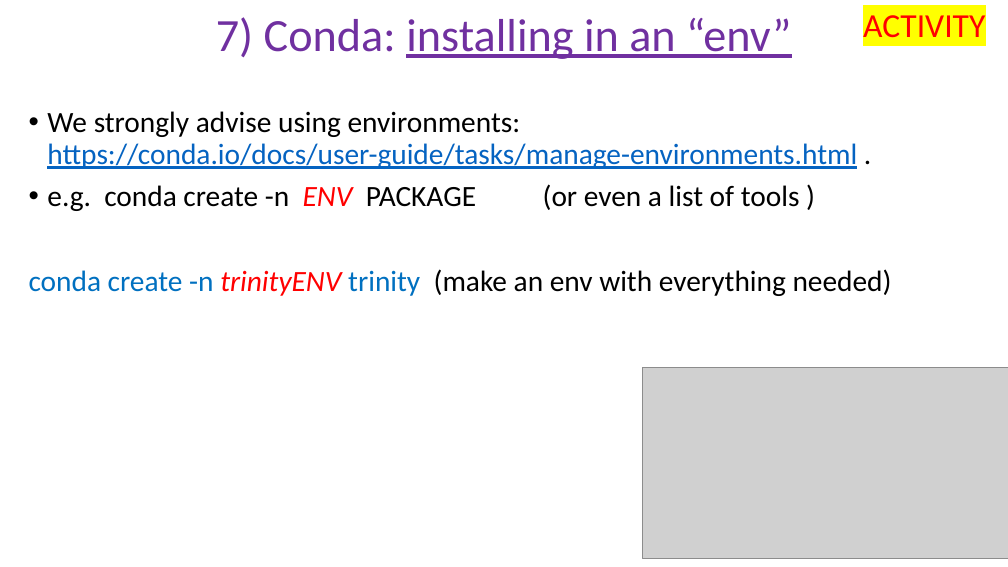
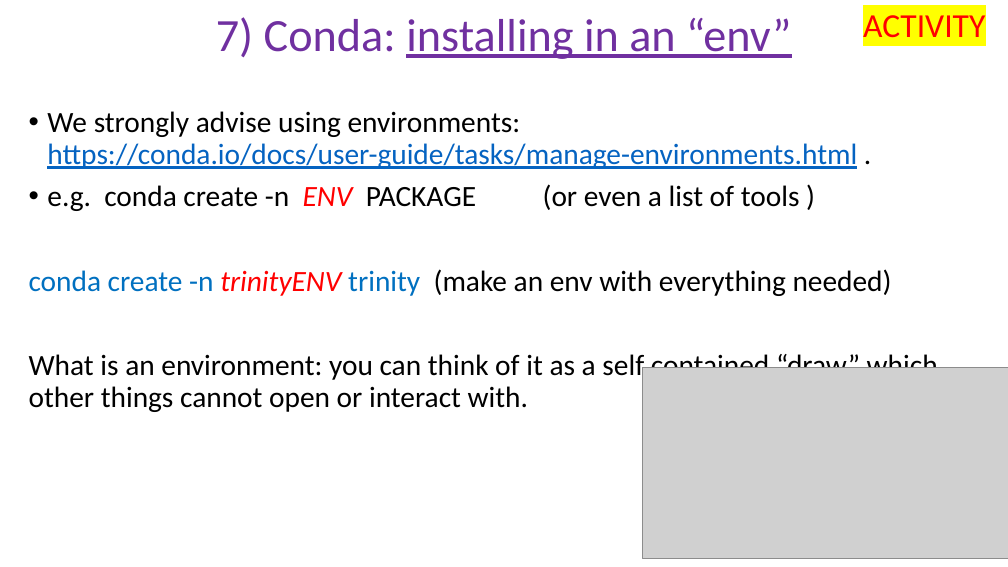
Before and after one commit to peterthorpe5/Sys_admin, a slide deck: slide 8 of cluster_course/powerpoint/7_Conda.pptx. Drawn at 1008x567 pixels with LibreOffice and Linux fonts; fonts in the diff are those of the drawing; grey boxes stand for pictures. Boxes give left, top, right and bottom in pixels: in the first picture for what was removed or moved away, otherwise in the second. Text is boxed around its words. In the diff, an @@ line names an element or a change of style, - is before the commit and + after.

```diff
--- a/cluster_course/powerpoint/7_Conda.pptx
+++ b/cluster_course/powerpoint/7_Conda.pptx
@@ text at [29,351,938,412]: paragraph added @@
+What is an environment: you can think of it as a self contained “draw” which other things cannot open or interact with.
```
Also in this commit, not shown: 7 other slides changed, 6 other files.
